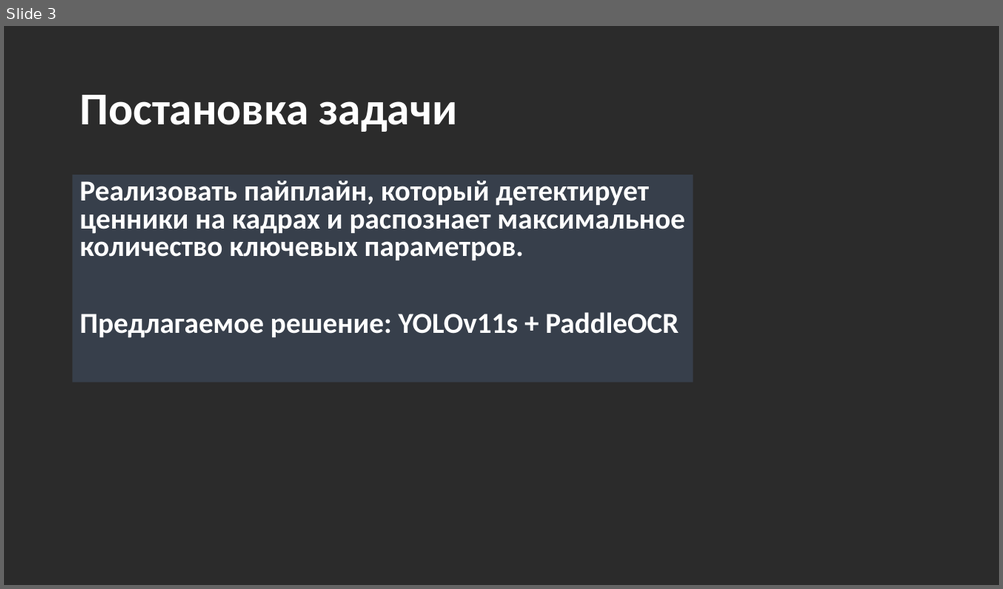
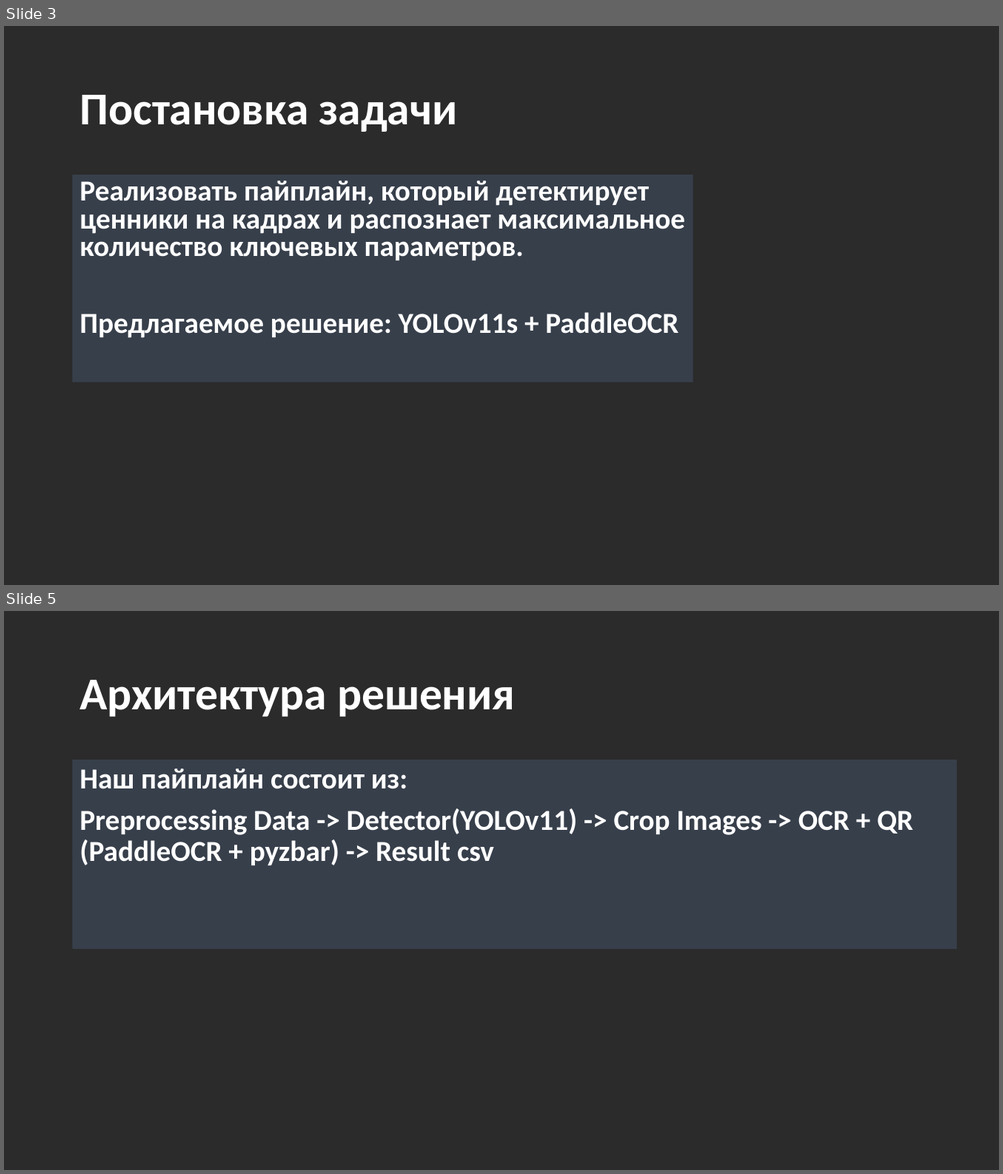
Before and after one commit to VladisRave/Lent_Frankenstein, a slide deck: Lent_Frankenstein.pptx. Shown one above the other, each under a label of ours: slide 3 before the commit, slides 3 and 5 after it; the slides between them are not shown. The pictures are 1003x589 and 1003x1174 pixels, drawn with LibreOffice and Linux fonts; fonts in the diff are those of the drawing; background and template pictures are left out; a plain dark background stands for a picture behind light text. Boxes give left, top, right and bottom in pixels: in the first picture for what was removed or moved away, otherwise in the second. Text is boxed around its words. In the diff, an @@ line names an element or a change of style, - is before the commit and + after.

```diff
--- a/Lent_Frankenstein.pptx
+++ b/Lent_Frankenstein.pptx
@@ slide 5 added at [4, 611, 999, 1170], background picture (left out) @@
@@ title added at [79, 680, 515, 717], 44 pt, text #FFFFFF, bold @@
+Архитектура решения
@@ text added at [73, 760, 957, 950], fill #44546A at 51% opacity, 28 pt, text #FFFFFF, bold @@
+Наш пайплайн состоит из:
+Preprocessing Data -> Detector(YOLOv11) -> Crop Images -> OCR + QR (PaddleOCR + pyzbar) -> Result csv
```
Also in this commit, not shown: 2 slides changed, 4 other slides added, 1 slide removed, 2 other files.
